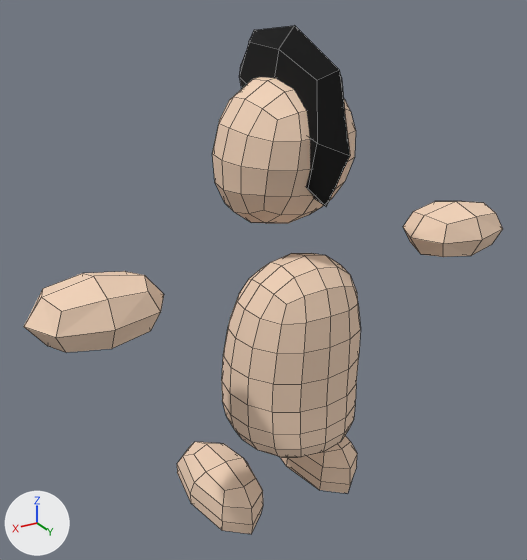
The Blender file Assets/Art/Models/Modular Character/Mesh/ModularCharacter.blend as it was, and as the next commit left it.
Rendered twice from a 50 mm camera at (1.435, 2.131, 2.232) aimed at (0.045, -0.185, 1.074). Arrows for +X, +Y and +Z are at lower left; the lights stay in place. Mesh edges are drawn as thin lines.

Script lines for the objects in view, before the commit:
```python
me_body_000 = bpy.data.meshes.new('Body.000')
me_body_000.from_pydata(...)  # 162 vertices, 160 faces; spans x -0.275..0.275, y -0.328..0.219, z 0.416..1.244
me_body_000.materials.append(mat_body)  # beige #f4d5bb
me_hair_001 = bpy.data.meshes.new('Hair.001')
me_hair_001.from_pydata(...)  # 26 vertices, 24 faces; spans x -0.084..0.084, y -0.432..0.282, z 1.467..2.048
me_hair_001.materials.append(mat_hair)  # black #000000
me_hands_000 = bpy.data.meshes.new('Hands.000')
me_hands_000.from_pydata(...)  # 52 vertices, 48 faces; spans x -1.03..1.03, y -0.17..0.17, z 1.08..1.32
me_hands_000.materials.append(mat_hands)  # beige #f4d5bb
ob_body_000 = bpy.data.objects.new('Body.000', me_body_000)
ob_body_000.location = (0.0, 0.0, 0.0)
ob_hair_001 = bpy.data.objects.new('Hair.001', me_hair_001)
ob_hair_001.location = (0.0, 0.0, 0.0)
ob_hands_000 = bpy.data.objects.new('Hands.000', me_hands_000)
ob_hands_000.location = (0.0, 0.0, 0.0)
# also in view: 'Head.000' at (0.0, -0.12, 1.6); 'Foots.000' at (0.0, -0.241, 0.146)
```
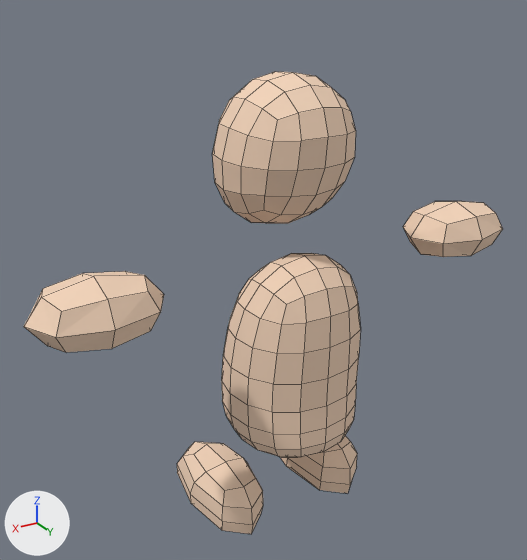
Location of each change, [x1, y1, x2, y2] in pixels of the pictures (527 x 560 px):
'Hair.001', hidden (black)
    before: [239, 26, 350, 206]

The change in detail:
Object 'Hair.001' (ob_hair_001) is now hidden.
